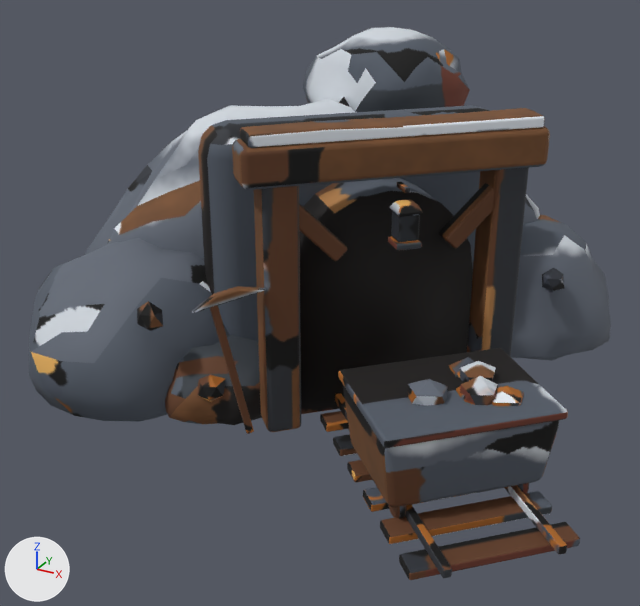
Renders of the glTF model game/assets3d/props/mine_entrance.glb from each side of a commit.
The view is the same before and after, from a camera (50 mm lens) standing at (2.64, -5.41, 3.17) and looking at (-0.26, -0.13, 0.53). The lights are fixed; the arrows at lower left show +X, +Y and +Z. The picture after the commit comes second. Vertices at exactly the same position are counted once.

Objects in the first picture: 'brace'.
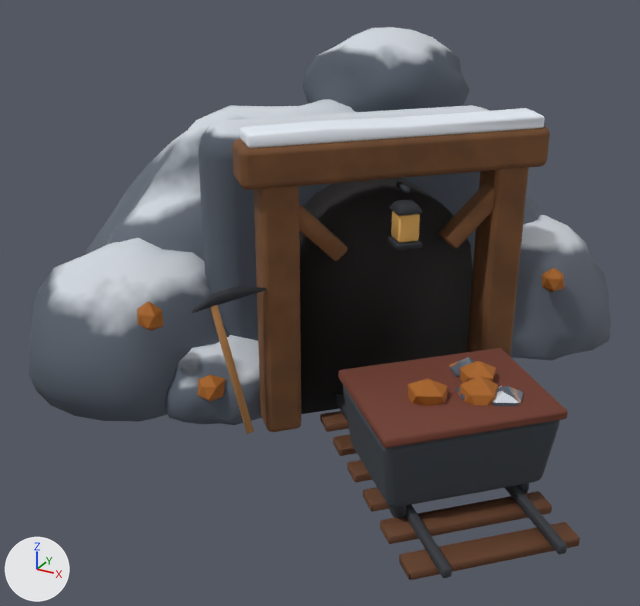
Boxes [x1, y1, x2, y2] around the edits, measured in the pictures (640 x 606 px):
part 1 of me_brace, cut back: before [191, 108, 580, 580]; after [196, 108, 580, 580]
part 2 of me_brace, surface changed: [31, 32, 586, 573] in both

Edits to the bpy script that builds the scene:
```text
Change me_brace:
    used by ob_brace; location = (0.071, -0.863, 1.4)
    remove me_brace.from_pydata(...)  # 4302 vertices, 8416 faces; spans x -2.4..1.92, y -1.13..3.23, z -1.63..0.92
    add me_brace.from_pydata(...)  # 3039 vertices, 5890 faces; spans x -2.4..1.92, y -1.13..3.23, z -1.63..0.92
    me_brace part 1: 121 vertices moved from x -2.07..1.92, y -1.13..2.42, z -1.62..0.61 to x -2.04..1.92, y -1.13..2.41, z -1.62..0.61; 1467 vertices removed from x -2.14..1.92, y -1.13..2.68, z -1.63..0.62; 204 vertices added at x -2.1..1.81, y -1.02..2.64, z -1.63..0.62
    me_brace part 2: 1680 kept faces spanning x -2.28..1.83, y -1.13..3.23, z -1.53..0.92 get new texture (UV) coordinates
```
